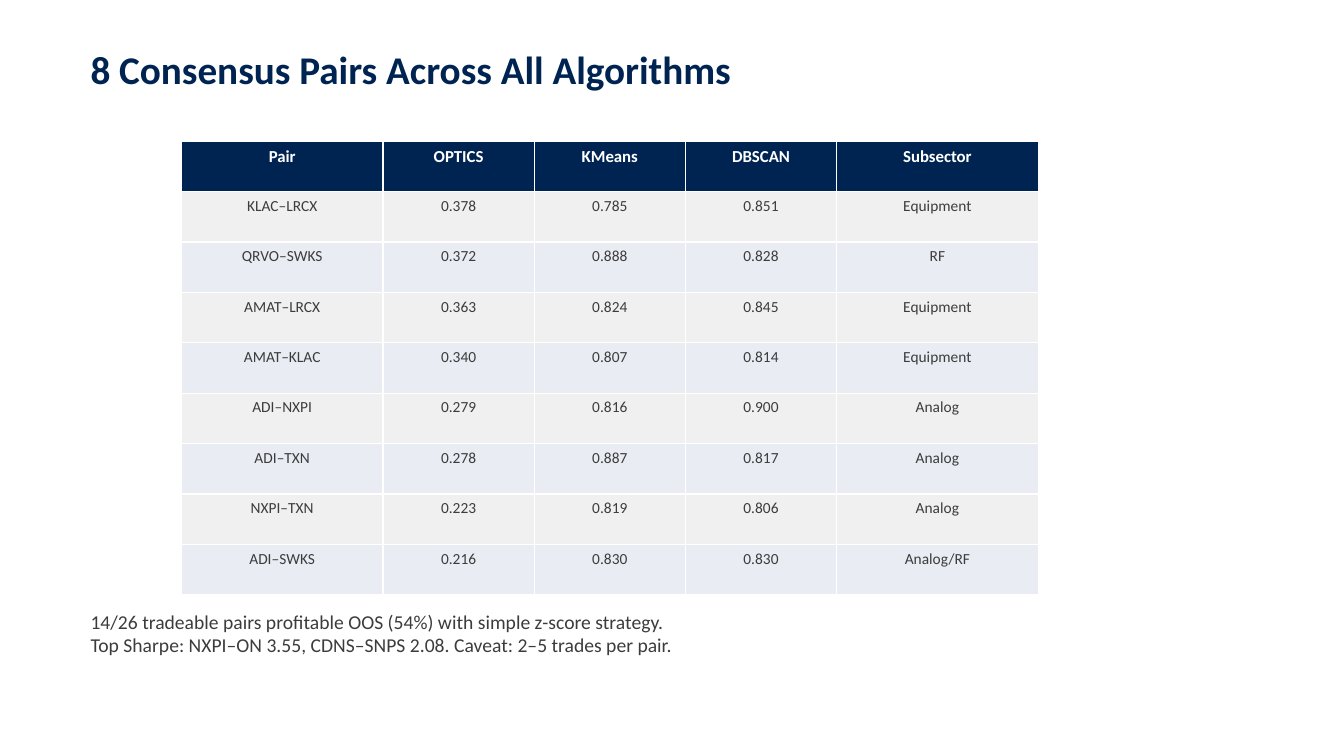
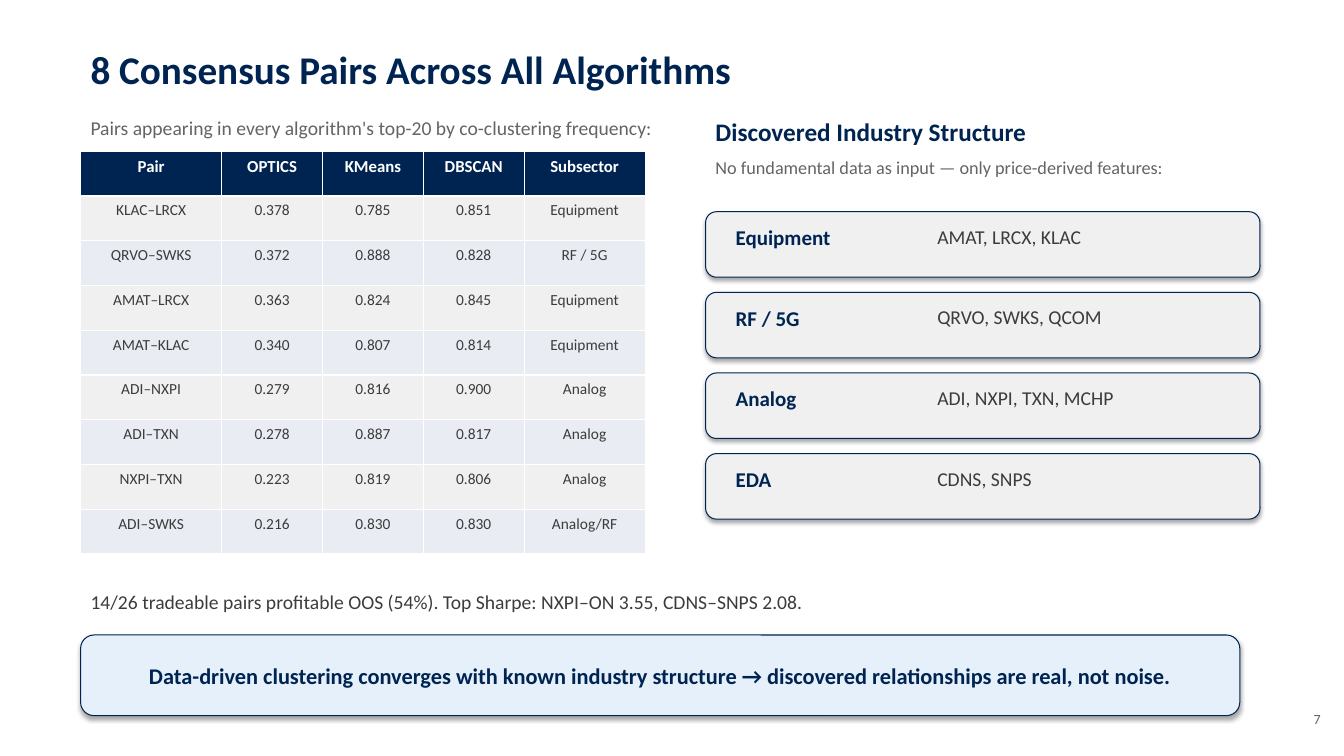
Before and after one commit to jcmcode/pairs-test, a slide deck: slide 7 of deliverables/presentation.pptx (slide 9 before the commit). Drawn at 1344x756 pixels with LibreOffice and Linux fonts; fonts in the diff are those of the drawing. Boxes give left, top, right and bottom in pixels: in the first picture for what was removed or moved away, otherwise in the second. Text is boxed around its words. In the diff, an @@ line names an element or a change of style, - is before the commit and + after.

```diff
--- a/deliverables/presentation.pptx
+++ b/deliverables/presentation.pptx
@@ text added at bbox=[91, 121, 651, 139], 14 pt, text #646464 @@
+Pairs appearing in every algorithm's top-20 by co-clustering frequency:
@@ text added at bbox=[715, 123, 1026, 145], 18 pt, text #002452, bold @@
+Discovered Industry Structure
@@ table at bbox=[81, 151, 645, 555] @@
-row 3, column 5: RF
+row 3, column 5: RF / 5G
@@ table: place and size @@
-table at bbox=[181, 141, 1038, 595]
+table at bbox=[81, 151, 645, 555]
@@ text added at bbox=[715, 161, 1162, 177], 13 pt, text #646464 @@
+No fundamental data as input — only price-derived features:
@@ rounded rectangle added at bbox=[706, 212, 1260, 277], fill #F0F0F0, outline #002452 0.75 pt @@
@@ text added at bbox=[736, 230, 831, 249], 15 pt, text #002452, bold @@
+Equipment
@@ text added at bbox=[937, 231, 1081, 247], 14 pt, text #3C3C3C @@
+AMAT, LRCX, KLAC
@@ rounded rectangle added at bbox=[706, 292, 1260, 358], fill #F0F0F0, outline #002452 0.75 pt @@
@@ text added at bbox=[736, 312, 800, 326], 15 pt, text #002452, bold @@
+RF / 5G
@@ text added at bbox=[937, 311, 1101, 327], 14 pt, text #3C3C3C @@
+QRVO, SWKS, QCOM
@@ rounded rectangle added at bbox=[706, 373, 1260, 439], fill #F0F0F0, outline #002452 0.75 pt @@
@@ text added at bbox=[736, 391, 797, 410], 15 pt, text #002452, bold @@
+Analog
@@ text added at bbox=[937, 392, 1114, 408], 14 pt, text #3C3C3C @@
+ADI, NXPI, TXN, MCHP
@@ rounded rectangle added at bbox=[706, 454, 1260, 519], fill #F0F0F0, outline #002452 0.75 pt @@
@@ text added at bbox=[736, 473, 772, 487], 15 pt, text #002452, bold @@
+EDA
@@ text added at bbox=[937, 473, 1032, 489], 14 pt, text #3C3C3C @@
+CDNS, SNPS
@@ text at bbox=[91, 595, 802, 612]: text changed @@
-14/26 tradeable pairs profitable OOS (54%) with simple z-score strategy.
-Top Sharpe: NXPI–ON 3.55, CDNS–SNPS 2.08. Caveat: 2–5 trades per pair.
+14/26 tradeable pairs profitable OOS (54%). Top Sharpe: NXPI–ON 3.55, CDNS–SNPS 2.08.
@@ rounded rectangle added at bbox=[81, 635, 1240, 716], fill #E6F0FA, outline #002452 0.75 pt, 16 pt, text #002452, bold @@
+Data-driven clustering converges with known industry structure → discovered relationships are real, not noise.
@@ text added at bbox=[1314, 715, 1321, 724], 10 pt, text #646464 @@
+7
```
Also in this commit, not shown: 17 other slides changed, 2 slides added, 7 slides removed, 15 other files.
